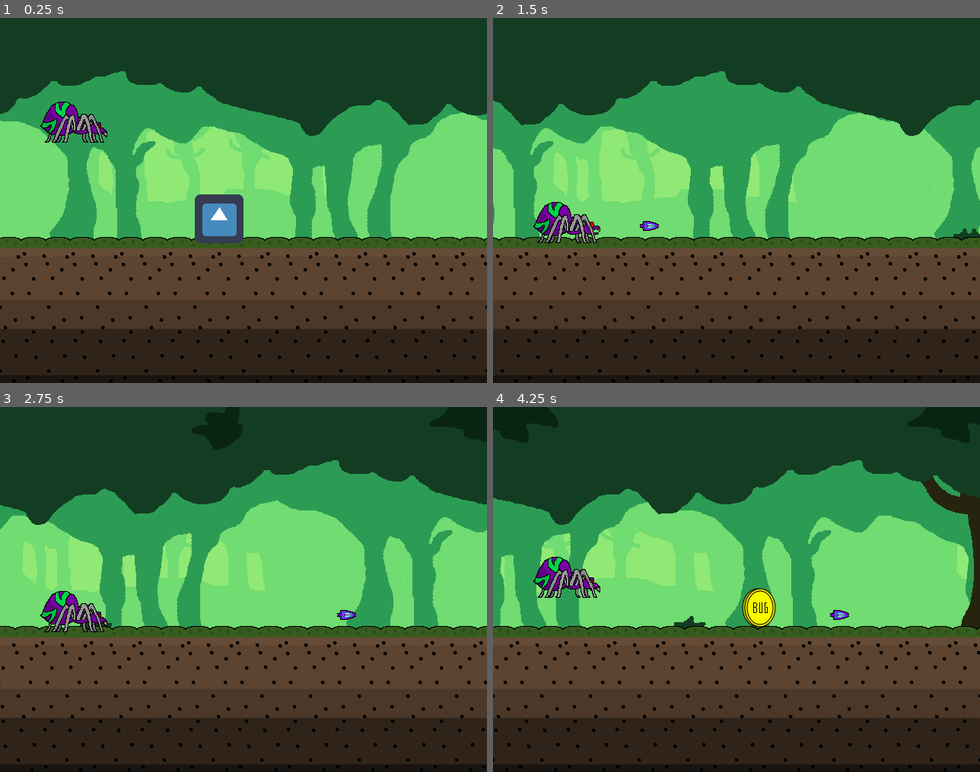
Above: before the commit, frames 1-4 (two rows, left to right).
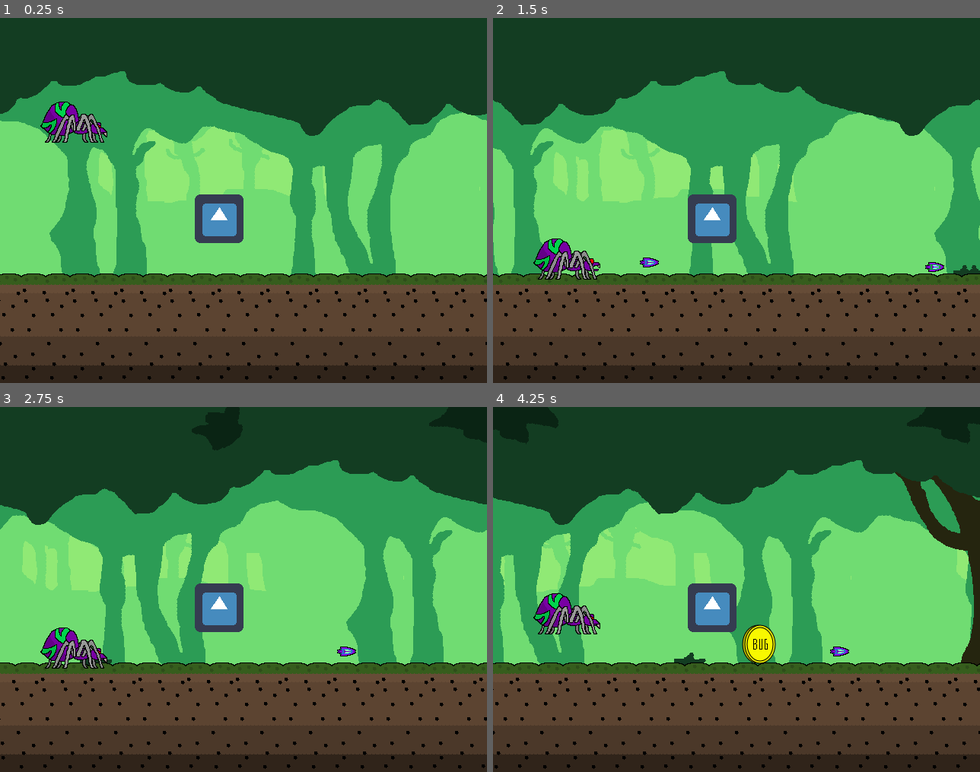
Above: after the commit, the same moments.

Repository: Gravedigger7789/spider-scramble
Game: Godot game, scene res://src/Level/Sandbox1.tscn
Two runs of this game, one before a commit and one after it. Both use one fixed random seed, a clock stepped at 60 frames per second and the inputs below. This scene is started directly instead of the project's main scene. The engine's default icon, where the game draws it, is replaced by a stand-in: a white triangle on a blue panel in a dark square.
Inputs:
- Up to frame 1 (0.25 s): no input
- Up to frame 2 (1.5 s): tap Z (attack) at 0.6, 1.35 s; tap Up (jump) at 0.77 s
- Up to frame 3 (2.75 s): tap Up (jump) at 1.52 s; tap Z (attack) at 2.1 s
- Up to frame 4 (4.25 s): tap Z (attack) at 2.85, 3.6 s; tap Up (jump) at 3.02, 3.77 s

The runs differ from the first frame. In frame 1, 24% of the frame differs, in the area x 0-100%, y 60-100%; in frame 2, 26%; in frame 3, 26%; in frame 4, 29%, in the area x 0-100%, y 17-100%.

Commit message:
Fix dirt height

Diff:
--- a/src/Level/Sandbox1.tscn
+++ b/src/Level/Sandbox1.tscn
@@ -32,4 +32,4 @@
 }
 
 [node name="ObstacleSpawner" parent="." instance=ExtResource( 3 )]
-position = Vector2( 768, 256 )
+position = Vector2( 768, 320 )
--- a/src/Level/TreeBackground.tscn
+++ b/src/Level/TreeBackground.tscn
@@ -24,7 +24,7 @@
 [ext_resource path="res://assets/forest/foliage-4.png" type="Texture" id=22]
 
 [sub_resource type="RectangleShape2D" id=1]
-extents = Vector2( 640, 92 )
+extents = Vector2( 640, 64 )
 
 [node name="TreeBackground" type="Node"]
 
@@ -53,7 +53,7 @@
 centered = false
 
 [node name="TreeSpawner" parent="ParallaxBackground" instance=ExtResource( 9 )]
-position = Vector2( 832, 256 )
+position = Vector2( 832, 320 )
 
 [node name="TreeTops" type="ParallaxLayer" parent="ParallaxBackground"]
 motion_mirroring = Vector2( 640, 0 )
@@ -69,7 +69,7 @@
 max_spawn_time = 2.0
 
 [node name="ShrubSpawner" parent="ParallaxBackground" instance=ExtResource( 9 )]
-position = Vector2( 800, 256 )
+position = Vector2( 800, 320 )
 textures = [ ExtResource( 18 ), ExtResource( 13 ), ExtResource( 16 ), ExtResource( 14 ), ExtResource( 15 ), ExtResource( 12 ), ExtResource( 17 ), ExtResource( 11 ), ExtResource( 10 ) ]
 min_spawn_time = 1.0
 max_spawn_time = 2.0
@@ -78,9 +78,9 @@
 motion_mirroring = Vector2( 640, 0 )
 
 [node name="TextureRect" type="TextureRect" parent="ParallaxBackground/Ground"]
-margin_top = 288.0
+margin_top = 336.0
 margin_right = 640.0
-margin_bottom = 352.0
+margin_bottom = 400.0
 texture = ExtResource( 7 )
 stretch_mode = 2
 __meta__ = {
@@ -88,9 +88,9 @@
 }
 
 [node name="TextureRect2" type="TextureRect" parent="ParallaxBackground/Ground"]
-margin_top = 352.0
+margin_top = 400.0
 margin_right = 640.0
-margin_bottom = 416.0
+margin_bottom = 464.0
 texture = ExtResource( 4 )
 stretch_mode = 2
 __meta__ = {
@@ -98,9 +98,9 @@
 }
 
 [node name="TextureRect3" type="TextureRect" parent="ParallaxBackground/Ground"]
-margin_top = 416.0
+margin_top = 464.0
 margin_right = 640.0
-margin_bottom = 480.0
+margin_bottom = 528.0
 texture = ExtResource( 3 )
 stretch_mode = 2
 __meta__ = {
@@ -112,5 +112,5 @@
 collision_mask = 7
 
 [node name="CollisionShape2D" type="CollisionShape2D" parent="StaticBody2D"]
-position = Vector2( 640, 388 )
+position = Vector2( 640, 408 )
 shape = SubResource( 1 )
